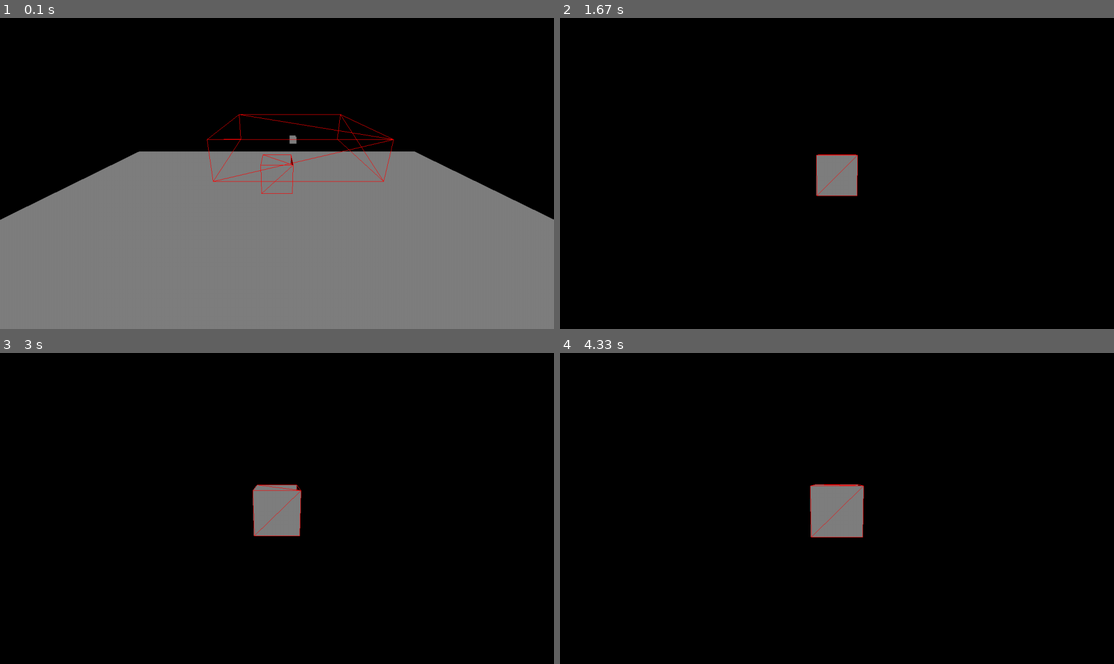
Above: before the commit, frames 1-4 (two rows, left to right).
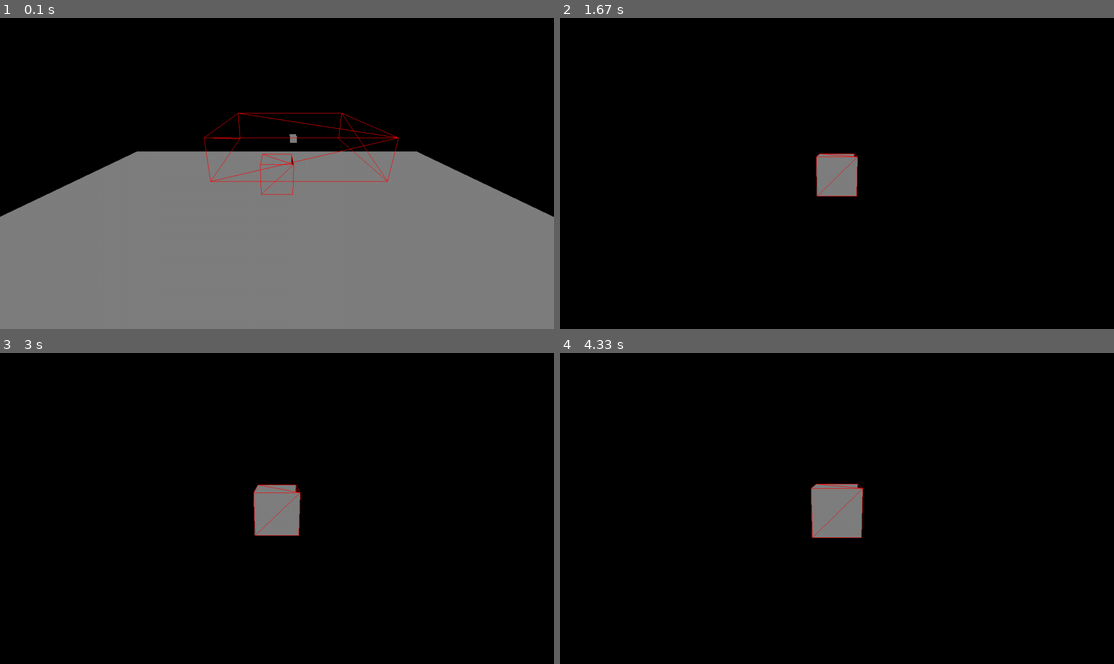
Above: after the commit, the same moments.

Repository: ZackWilde27/Z3dPy
Game: pygame game, started from examples/collisions/collisions.py
Same seed, same stepped clock (60 frames per second), same inputs: the game is played once before the commit and once after it.
Inputs:
- Up to frame 1 (0.1 s): no input
- Up to frame 2 (1.67 s): tap Space at 0.33, 0.73, 1.03, 1.23, 1.57 s; hold Up 0.67-1.13 s; hold W 0.67-1.13 s; hold Down 1.17-1.47 s; hold S 1.17-1.47 s; hold Up from 1.5 s (still down); hold W from 1.5 s (still down)
- Up to frame 3 (3 s): release Up at 1.87 s; release W at 1.87 s; hold Down 1.9-2.27 s; hold S 1.9-2.27 s; tap Space at 1.97, 2.37, 2.7 s; hold Up 2.3-2.6 s; hold W 2.3-2.6 s; hold Down 2.63-2.93 s; hold S 2.63-2.93 s; hold Up from 2.97 s (still down); hold W from 2.97 s (still down)
- Up to frame 4 (4.33 s): tap Space at 3.03, 3.43, 3.83, 4.17 s; release Up at 3.33 s; release W at 3.33 s; hold Down 3.37-3.73 s; hold S 3.37-3.73 s; hold Up 3.77-4.07 s; hold W 3.77-4.07 s; hold Down from 4.1 s (still down); hold S from 4.1 s (still down)

The runs differ from the first frame. In frame 1, 1.7% of the frame differs, in the area x 0-100%, y 30-66%; in frame 2, 0.2%; in frame 3, 0.2%; in frame 4, 0.3%.

Commit message:
Add files via upload

Diff:
--- a/examples/collisions/collisions.py
+++ b/examples/collisions/collisions.py
@@ -2,7 +2,7 @@
 import pygame
 
 pygame.init()
-screen = pygame.display.set_mode((1280, 720))
+screen = zp.PgScreen(1280, 720, "black", pygame)
 clock = pygame.time.Clock()
 
 zp.SetHowVars(0.7330638661047614, 1.3032245935576736)
@@ -13,8 +13,8 @@
 print("Space to jump")
 print("Up and Down arrow to move platform")
 
-# z3dpy.Camera(x, y, z, scrW, scrH)
-myCamera = zp.Camera(0, -2, -4, 1280, 720)
+# z3dpy.Camera(x, y, z)
+myCamera = zp.Cam(0, -2, -4)
 
 # z3dpy.LoadMesh(filename, x, y, z)
 # z3dpy.Thing(meshList, x, y, z)
@@ -47,7 +47,6 @@
             pygame.quit()
 
     clock.tick(30)
-    screen.fill("black")
 
     # Input
     keys = pygame.key.get_pressed()
@@ -73,12 +72,16 @@
 
     zp.PhysicsCollisions([char, bar])
 
-    zp.CamAddPos(myCamera, zp.VectorMulF(zp.VectorSub(zp.VectorSub(zp.ThingGetPos(char), [0, 2, 5]), zp.CamGetPos(myCamera)), 0.2))
+    camLoc = zp.VectorSub(zp.ThingGetPos(char), [0, 2, 5])
+
+    # Camera will ease towards the desired location
+    zp.CamChase(myCamera, camLoc)
 
     zp.CamSetTargetLoc(myCamera, zp.ThingGetPos(char))
 
     zp.SetInternalCam(myCamera)
 
+    screen.fill("black")
 
     for tri in zp.DebugRaster():
         if zp.TriGetId(tri) == -1:
--- a/examples/particles/particles.py
+++ b/examples/particles/particles.py
@@ -3,21 +3,26 @@
 import random as rand
 
 pygame.init()
-screen = pygame.display.set_mode((1280, 720))
+screen = zp.PgScreen(1280, 720, "black", pygame)
 clock = pygame.time.Clock()
 
+# Setting FOV to 75
+#zp.FindHowVars(75)
 zp.SetHowVars(0.7330638661047614, 1.3032245935576736)
 
-# z3dpy.Camera(x, y, z, scrW, scrH)
-myCamera = zp.Camera(0, 0, -4, 1280, 720)
+# z3dpy.Cam(x, y, z)
+myCamera = zp.Cam(0, 0, -4)
 
-zp.gravity = [1, 4, 0]
+zp.SetInternalCam(myCamera)
 
-myMesh = zp.LoadMesh("z3dpy/mesh/dot.obj", 0, 0, 0, 1, 1, 1)
+# Mesh to serve as the template
+myMesh = zp.LoadMesh("z3dpy/mesh/dot.obj")
 
-# Emitter(vStartPos, mshTemplate, iMax, vStartVelocity, fLifetime, bActive)
-myEmitter = zp.Emitter([0, 0, 0], myMesh, 25, [0, 15, 0], 25.0, True)
+# Emitter(vPos, mshTemplate, iMax, vVelocity, fLifetime, vGravity)
+myEmitter = zp.Emitter([0, 0, 0], myMesh, 25, [0, 15, 0], 25.0, [1, 4.0, 0])
+# vVelocity is the particle's starting velocity
 
+# Add to global list
 zp.emitters.append(myEmitter)
 
 while True:
@@ -28,25 +33,6 @@
 
     clock.tick(30)
     screen.fill("black")
-
-    # Input
-    keys = pygame.key.get_pressed()
-
-    if keys[pygame.K_LSHIFT]:
-        speed = 0.05
-    else:
-        speed = 0.25
-
-    if keys[pygame.K_w]:
-        zp.ThingAddPosZ(zack, speed)
-    if keys[pygame.K_s]:
-        zp.ThingAddPosZ(zack, -speed)
-    if keys[pygame.K_a]:
-        zp.ThingAddPosX(zack, -speed)
-    if keys[pygame.K_d]:
-        zp.ThingAddPosX(zack, speed)
-
-    zp.SetInternalCam(myCamera)
 
     ranx = (rand.random() - 0.5) * 25
     rany = (rand.random() - 0.5) * 25
--- a/examples/pixel shader/pgpixelshader.py
+++ b/examples/pixel shader/pgpixelshader.py
@@ -5,34 +5,39 @@
 pygame.init()
 # ps1 resolution to go along with the texture mapping
 fScreen = pygame.Surface((320, 240))
-screen = pygame.display.set_mode((640, 480))
+screen = zp.PgScreen(640, 480, "black", pygame)
 clock = pygame.time.Clock()
 fScreenArray = pygame.PixelArray(fScreen)
 screenArray = pygame.PixelArray(screen)
 
 currentTime = time.time()
 
-zp.FindHowVars(75, 3/4)
-
-#zp.SetHowVars(0.7330638661047614, 1.3032245935576736)
+#zp.FindHowVars(75, 3/4)
+zp.SetHowVars(0.9774183786133211, 1.303224644941822)
 
 print("")
-print("F to switch between normal and ps1 resolution")
+print("Controls:")
+print("WASD to move plane around")
+print("Left and Right arrows to rotate the plane")
+print("F to switch between full and ps1 resolution.")
 
 # z3dpy.Camera(x, y, z, scrW, scrH)
-ps1Camera = zp.Cam(0, 0, -4, 320, 240)
+ps1Camera = zp.Cam(0, 0, -4)
 
-nrmCamera = zp.Cam(0, 0, -4, 640, 480)
+nrmCamera = zp.Cam(0, 0, -4)
 
 nrm = True
 
+turnSpeed = 4
+
 # z3dpy.LoadMesh(filename, x, y, z)
 # z3dpy.Thing(meshList, x, y, z)
-zack = zp.Thing([zp.LoadMesh("mesh/uvpln.obj")], 0, 0, 3)
+plane = zp.Thing([zp.LoadMesh("mesh/uvpln.obj")], 0, 0, 3)
 
-zp.ThingSetRot(zack, [90, 0, 0])
+zp.ThingSetRot(plane, [90, 0, 0])
 
-zp.AddThing(zack)
+zp.AddThing(plane)
+
 
 myText = zp.PgLoadTexture("z3dpy/textures/test.png", pygame)
 
@@ -44,9 +49,7 @@
         if event.type == pygame.QUIT:
             pygame.quit()
 
-    clock.tick(30)
-    fScreen.fill("black")
-    screen.fill("black")
+    clock.tick(60)
 
     # Input
     keys = pygame.key.get_pressed()
@@ -57,36 +60,38 @@
         speed = 0.25
 
     if keys[pygame.K_w]:
-        zp.ThingAddPosZ(zack, speed)
+        zp.ThingAddPosZ(plane, speed)
     if keys[pygame.K_s]:
-        zp.ThingAddPosZ(zack, -speed)
+        zp.ThingAddPosZ(plane, -speed)
     if keys[pygame.K_a]:
-        zp.ThingAddPosX(zack, -speed)
+        zp.ThingAddPosX(plane, -speed)
     if keys[pygame.K_d]:
-        zp.ThingAddPosX(zack, speed)
+        zp.ThingAddPosX(plane, speed)
 
-    if keys[pygame.K_UP]:
-        zp.CamAddPos(myCamera, [0, 0, speed])
-    if keys[pygame.K_DOWN]:
-        zp.CamAddPos(myCamera, [0, 0, -speed])
     if keys[pygame.K_LEFT]:
-        zp.CamAddPos(myCamera, [-speed, 0, 0])
+        zp.ThingAddRot(plane, [0, -turnSpeed, 0])
     if keys[pygame.K_RIGHT]:
-        zp.CamAddPos(myCamera, [speed, 0, 0])
+        zp.ThingAddRot(plane, [0, turnSpeed, 0])
 
     if keys[pygame.K_f] and cooldown < 0:
         nrm = not nrm
-        cooldown = 2
+        if nrm:
+            zp.screenSize = (640, 480)
+        else:
+            zp.screenSize = (320, 240)
+        cooldown = 4
 
     cooldown -= 1
 
 
     if nrm:
+        screen.fill("black")
         zp.SetInternalCam(nrmCamera)
         for tri in zp.Raster(zp.triSortAverage, False):
             zp.PgPixelShader(tri, screenArray, myText)
 
     else:
+        fScreen.fill("black")
         zp.SetInternalCam(ps1Camera)
         for tri in zp.Raster(zp.triSortAverage, False):
             zp.PgPixelShader(tri, fScreenArray, myText)
@@ -96,6 +101,7 @@
 
     pygame.display.flip()
 
-    # Setting the caption is much faster than printing
+    # FPS Calc
+    # Setting the title is much faster than printing
     pygame.display.set_caption(str(int(1 / (time.time() - currentTime))) + " FPS")
     currentTime = time.time()
--- a/examples/pixel shader/tkpixelshader.py
+++ b/examples/pixel shader/tkpixelshader.py
@@ -1,22 +1,29 @@
 import z3dpy as zp
 import tkinter as tk
 
+res = input("Half resolution? (y/n): ")
+
 tK = tk.Tk()
-canvas = tk.Canvas(width=320, height=240, background="black")
-canvas.pack()
 
-zp.SetHowVars(0.7330638661047614, 1.3032245935576736)
+if res == "y":
+    canvas = zp.TkScreen(320, 240, "black", tk)
+else:
+    canvas = zp.TkScreen(640, 480, "black", tk)
+
+zp.FindHowVars(90, 3/4)
+
+zp.SetHowVars(0.7499994966812669, 0.9999993845600877)
 
 # z3dpy.Camera(x, y, z, scrW, scrH)
-myCamera = zp.Cam(0, 0, -4, 320, 240)
+myCamera = zp.Cam(0, 0, -4)
 
 # z3dpy.LoadMesh(filename, x, y, z)
 # z3dpy.Thing(meshList, x, y, z)
-zack = zp.Thing([zp.LoadMesh("mesh/uvpln.obj")], 0, 0, 3)
+plane = zp.Thing([zp.LoadMesh("mesh/uvpln.obj")], 0, 0, 3)
 
-zp.ThingSetRot(zack, [90, 0, 0])
+zp.ThingSetRot(plane, [90, 0, 0])
 
-zp.AddThing(zack)
+zp.AddThing(plane)
 
 while True:
 
@@ -28,4 +35,4 @@
     tK.update()
     canvas.delete("all")
 
-    zp.ThingAddRot(zack, [0, 0, 5])
+    zp.ThingAddRot(plane, [0, 0, 5])
